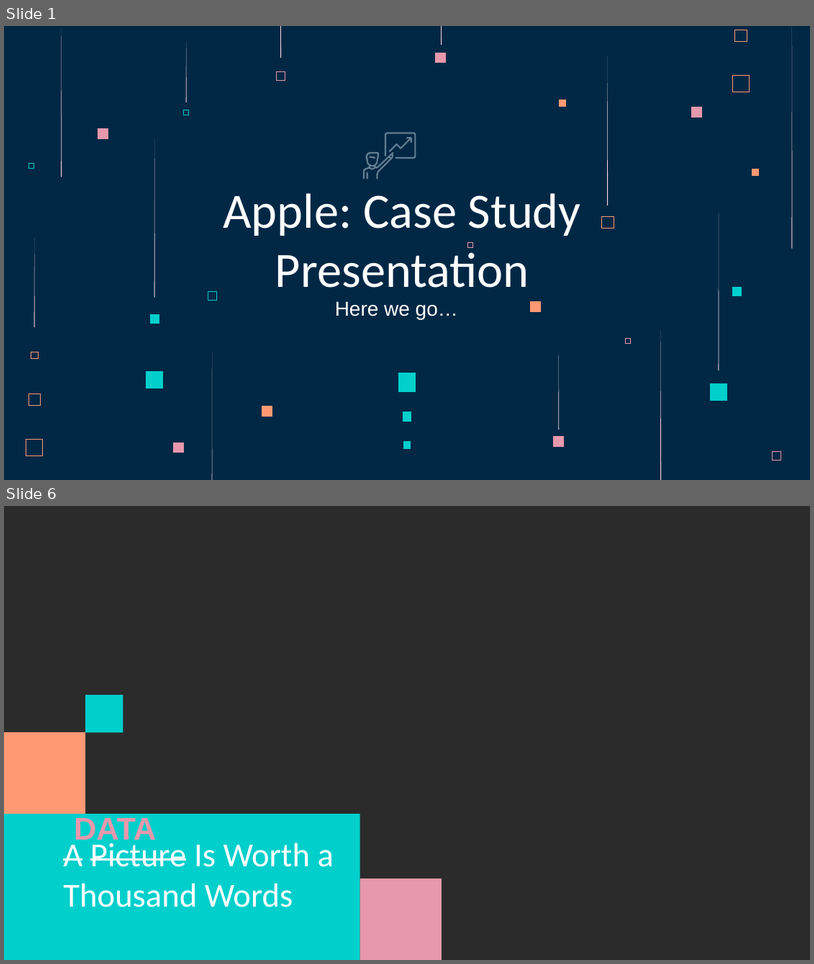
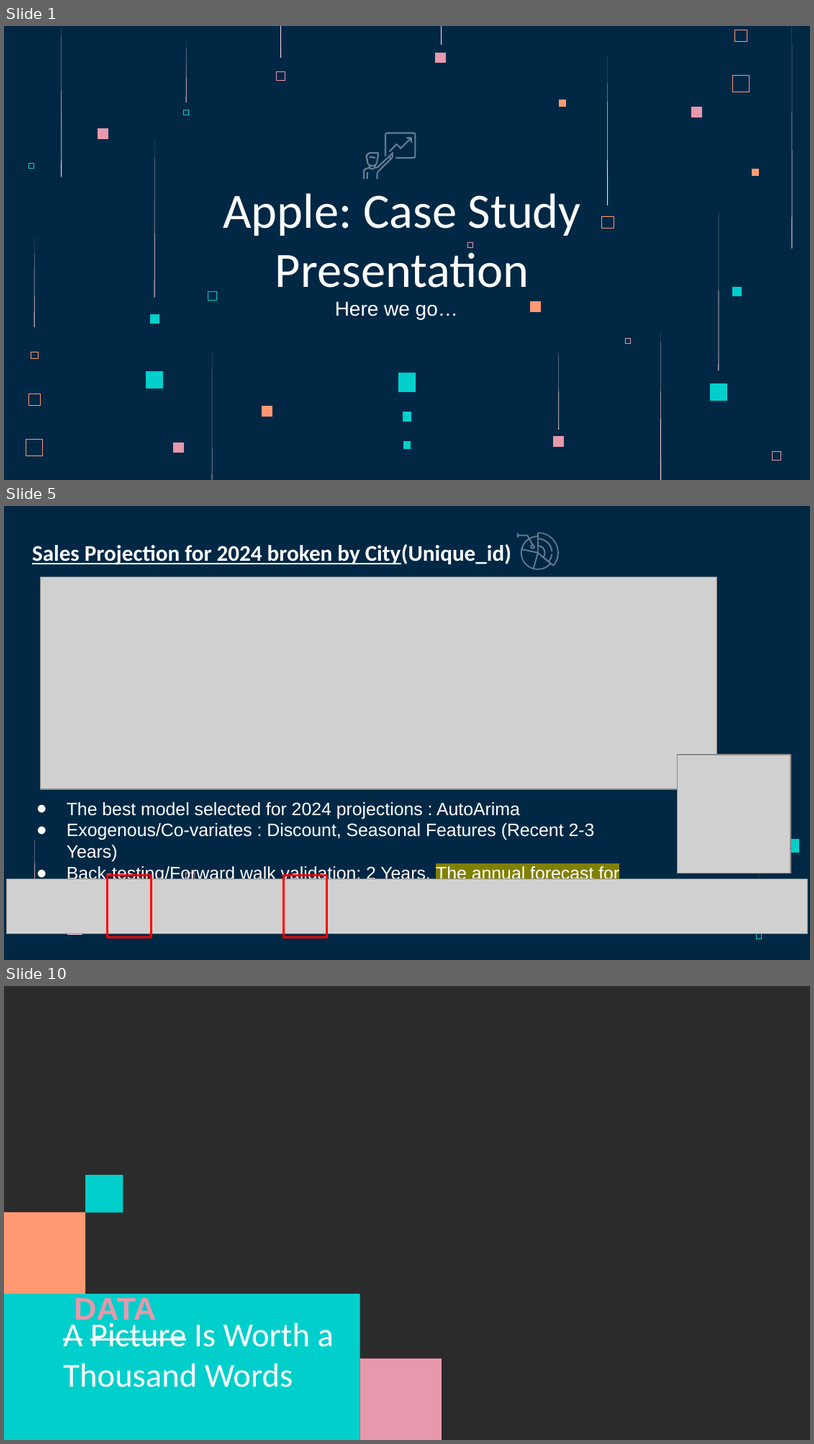
Before and after one commit to vamshi694/Apple_Case_Study, a slide deck: Data/Apple_Case_Study_Presentation_VAMSHI_MUGALA.pptx. Shown one above the other, each under a label of ours: slides 1 and 6 before the commit, slides 1, 5 and 10 after it; the slides between them are not shown. The pictures are 814x964 and 814x1444 pixels, drawn with LibreOffice and Linux fonts; fonts in the diff are those of the drawing; grey boxes stand for pictures; background and template pictures are left out; a plain dark background stands for a picture behind light text. Boxes give left, top, right and bottom in pixels: in the first picture for what was removed or moved away, otherwise in the second. Text is boxed around its words. In the diff, an @@ line names an element or a change of style, - is before the commit and + after.

```diff
--- a/Data/Apple_Case_Study_Presentation_VAMSHI_MUGALA.pptx
+++ b/Data/Apple_Case_Study_Presentation_VAMSHI_MUGALA.pptx
@@ slide 5 added at (x1=4, y1=506, x2=810, y2=960), background #002845 @@
@@ title added at (x1=32, y1=544, x2=512, y2=565), 20 pt, text #FFFFFF, bold, underline @@
+Sales Projection for 2024 broken by City(Unique_id)
@@ freeform shape added at (x1=517, y1=532, x2=560, y2=569), fill #657E93 @@
@@ picture added at (x1=40, y1=577, x2=717, y2=789) @@
@@ picture added at (x1=677, y1=754, x2=791, y2=873) @@
@@ text added at (x1=67, y1=802, x2=620, y2=905), 16 pt, text #FFFFFF @@
+● The best model selected for 2024 projections : AutoArima
+● Exogenous/Co-variates : Discount, Seasonal Features (Recent 2-3 Years)
+● Back-testing/Forward walk validation: 2 Years. The annual forecast for 2024 →
@@ freeform shape added at (x1=35, y1=838, x2=36, y2=888), fill #FFD6E1 @@
@@ freeform shape added at (x1=786, y1=838, x2=800, y2=852), fill #00CFCC @@
@@ freeform shape added at (x1=185, y1=872, x2=195, y2=882), fill #E898AC @@
@@ freeform shape added at (x1=723, y1=863, x2=731, y2=872), outline #E898AC 0.23 pt @@
@@ freeform shape added at (x1=759, y1=865, x2=759, y2=926), fill #FFD6E1 @@
@@ picture added at (x1=6, y1=878, x2=808, y2=934) @@
@@ rectangle added at (x1=107, y1=875, x2=151, y2=937), outline #FF0000 2 pt @@
@@ rectangle added at (x1=284, y1=875, x2=327, y2=937), outline #FF0000 2 pt @@
@@ freeform shape added at (x1=67, y1=920, x2=82, y2=934), fill #FFD6E1 @@
@@ freeform shape added at (x1=144, y1=921, x2=157, y2=934), fill #00CFCC @@
@@ freeform shape added at (x1=756, y1=934, x2=761, y2=938), outline #00CFCC 0.23 pt @@
@@ what was slide 6 is now slide 10 @@
```
Also in this commit, not shown: 4 slides changed, 3 other slides added, 3 other files.
